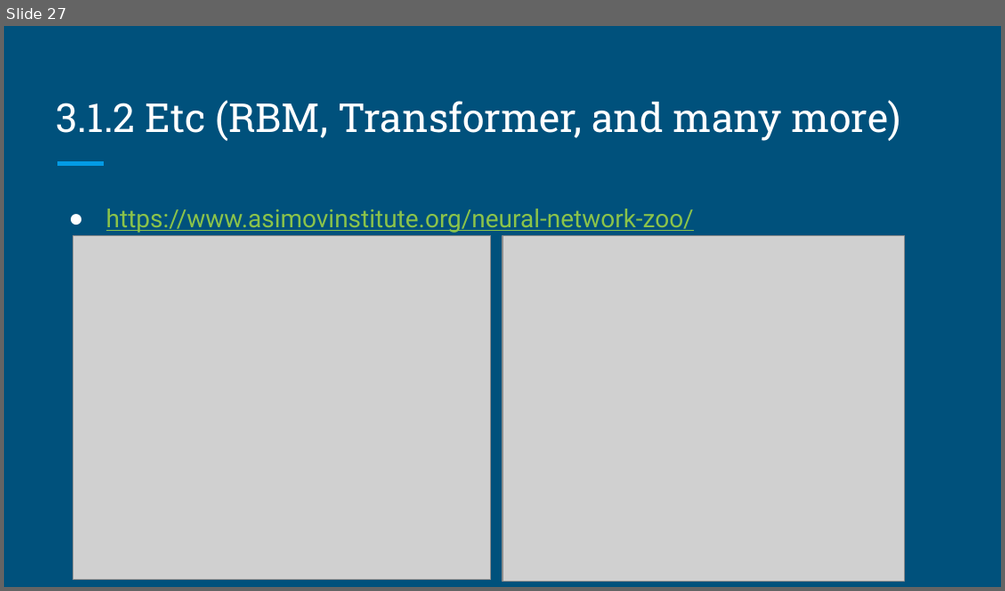
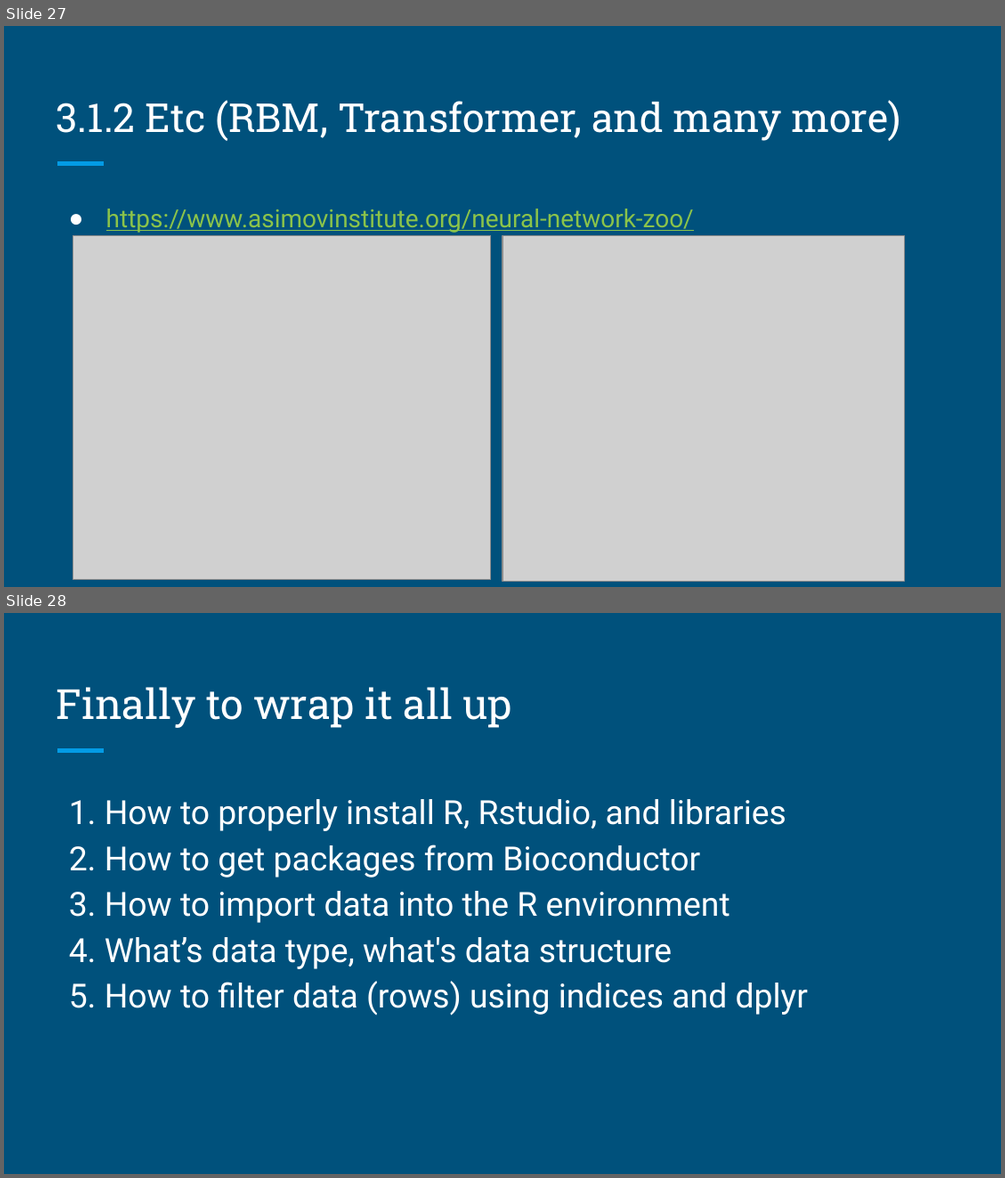
Before and after one commit to brandonyph/APB-Workshop-DataAnalyticsEssentials, a slide deck: Week7-Model-Basics-Building/Week 7-Model Basics and Building.pptx. Shown one above the other, each under a label of ours: slide 27 before the commit, slides 27 and 28 after it. The pictures are 1005x591 and 1005x1178 pixels, drawn with LibreOffice and Linux fonts; fonts in the diff are those of the drawing; grey boxes stand for pictures. Boxes give left, top, right and bottom in pixels: in the first picture for what was removed or moved away, otherwise in the second. Text is boxed around its words. In the diff, an @@ line names an element or a change of style, - is before the commit and + after.

```diff
--- a/Week7-Model-Basics-Building/Week 7-Model Basics and Building.pptx
+++ b/Week7-Model-Basics-Building/Week 7-Model Basics and Building.pptx
@@ slide 28 added at [4, 613, 1001, 1174], background #00517C; not listed: 1 template element that a slide beside it also shows @@
@@ title added at [57, 687, 512, 728], 30 pt, text #FFFFFF @@
+Finally to wrap it all up
@@ text added at [69, 799, 808, 1015], 24 pt, text #FFFFFF @@
+1. How to properly install R, Rstudio, and libraries
+2. How to get packages from Bioconductor
+3. How to import data into the R environment
+4. What’s data type, what's data structure
+5. How to filter data (rows) using indices and dplyr
```
Also in this commit, not shown: 2 other slides added.
